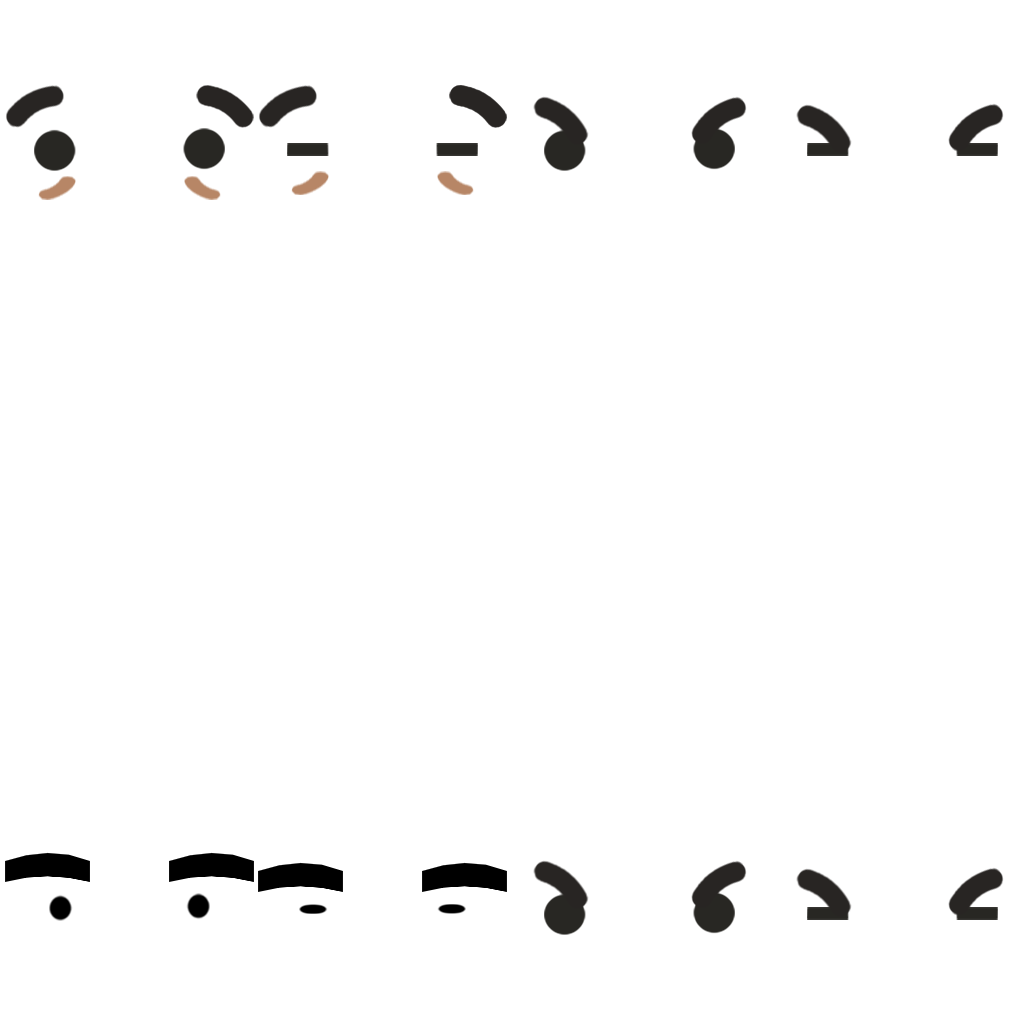
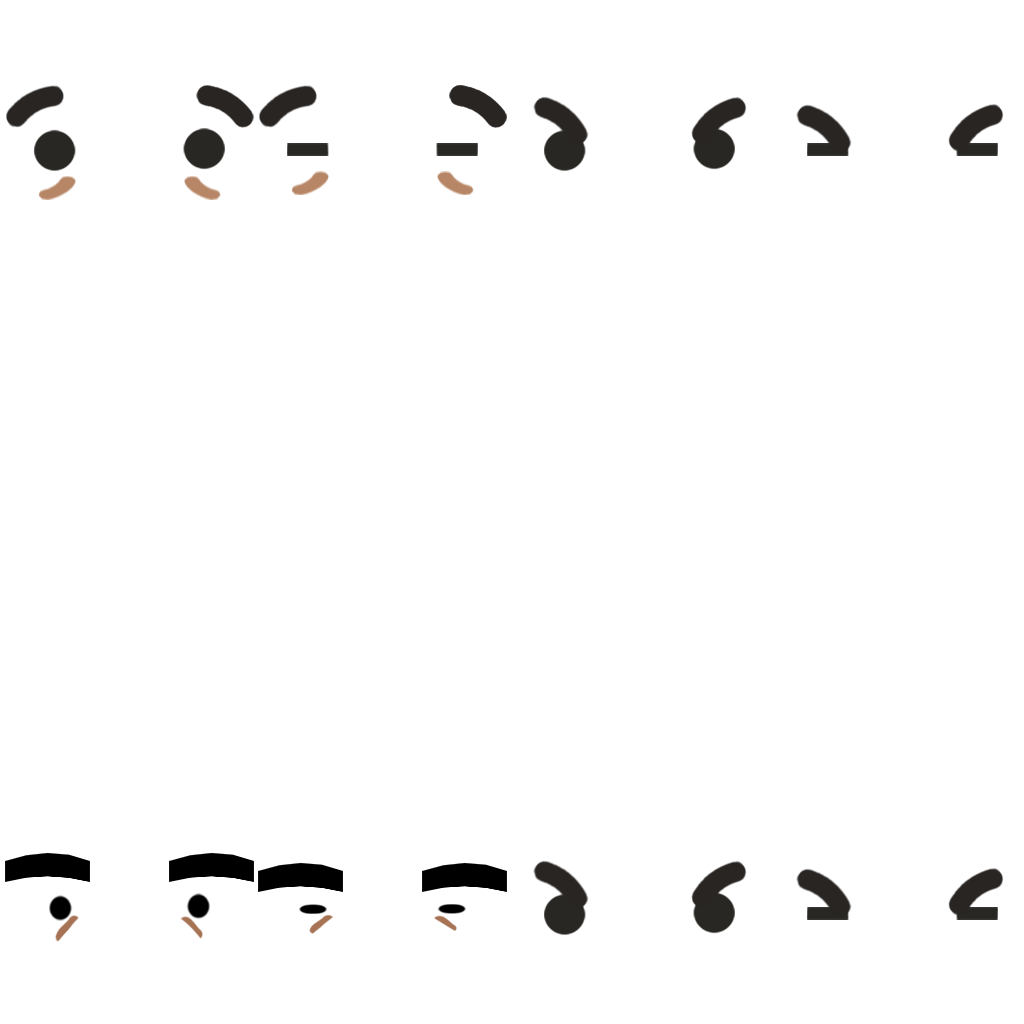
Two versions of the same layered image (1024x1024). Layer-by-layer changes:
added layer "Calque 4 copie 3" above "Calque 4" over [309, 914, 457, 934]
added layer "Calque 4" above "Calque 3 copie 8" over [55, 915, 203, 942]
